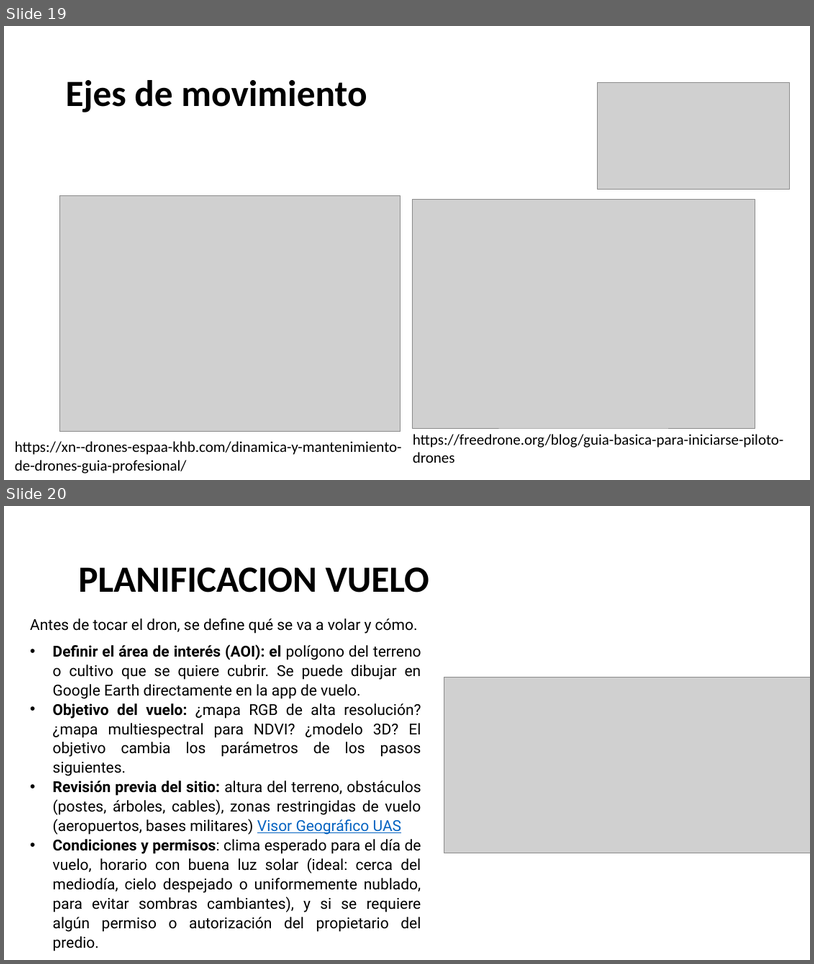
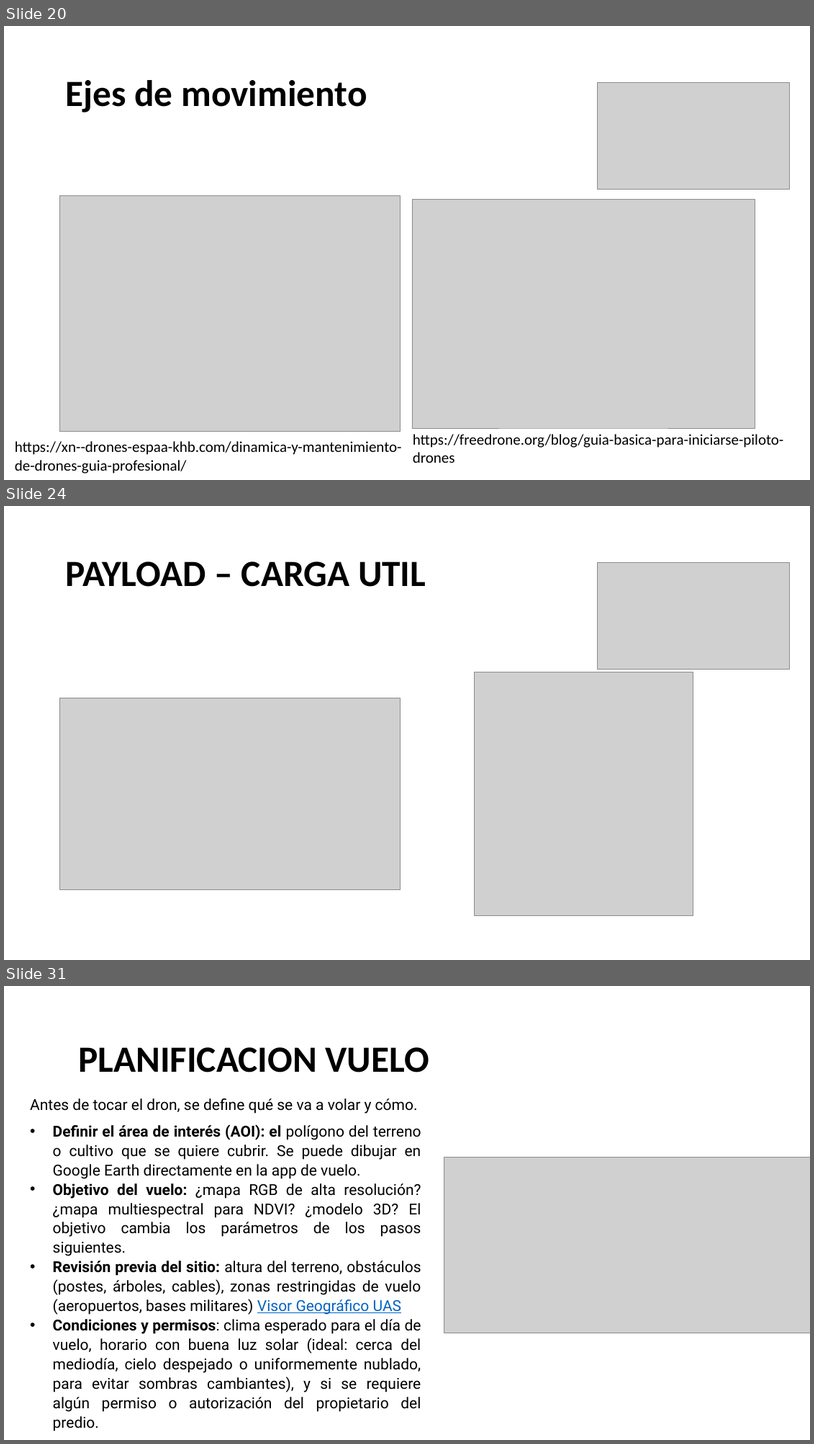
Before and after one commit to Dimitri-1999/drones, a slide deck: curso_pilotos_uav.pptx. Shown one above the other, each under a label of ours: slides 19 and 20 before the commit, slides 20, 24 and 31 after it; the slides between them are not shown. The pictures are 814x964 and 814x1444 pixels, drawn with LibreOffice and Linux fonts; fonts in the diff are those of the drawing; grey boxes stand for pictures; background and template pictures are left out. Boxes give left, top, right and bottom in pixels: in the first picture for what was removed or moved away, otherwise in the second. Text is boxed around its words. In the diff, an @@ line names an element or a change of style, - is before the commit and + after.

```diff
--- a/curso_pilotos_uav.pptx
+++ b/curso_pilotos_uav.pptx
@@ slide 24 added at <box>4,506,810,960</box>, background picture (left out) @@
@@ title added at <box>66,561,426,587</box>, 44 pt, text #000000, bold @@
+PAYLOAD – CARGA UTIL
@@ picture added at <box>598,563,790,669</box> @@
@@ picture added at <box>474,672,693,916</box> @@
@@ picture added at <box>59,698,401,890</box> @@
@@ what was slide 19 is now slide 20 @@
@@ what was slide 20 is now slide 31 @@
```
Also in this commit, not shown: 10 other slides added.
